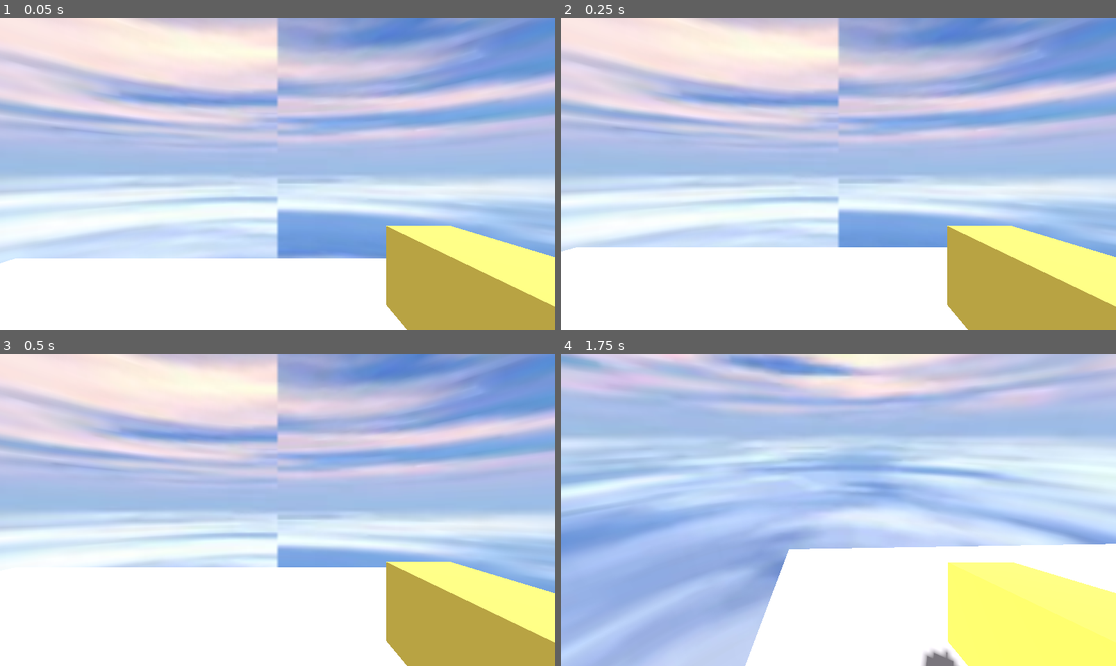
Above: before the commit, frames 1-4 (two rows, left to right).
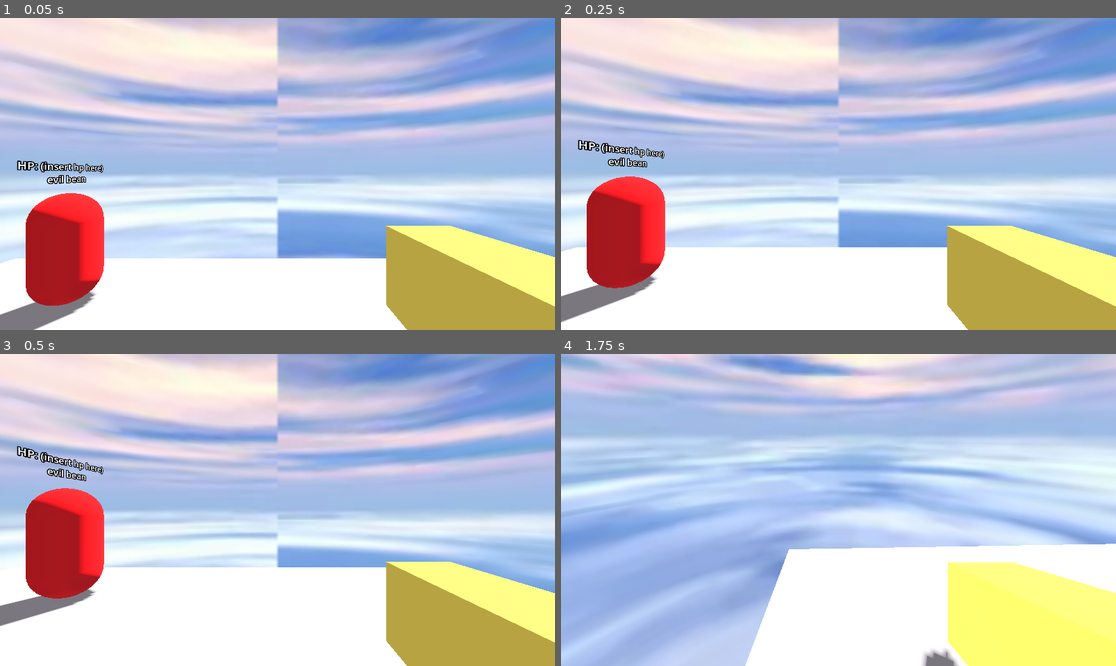
Above: after the commit, the same moments.

Repository: angrypig555/untitled-fighthing-game
Game: Godot game, scene res://levels/demo_area.tscn
The game is run twice, just before and just after one commit, with the same random seed, the same clock (stepped at 60 frames per second) and the same inputs.
Inputs (mouse positions are in pixels of both pictures, inside the frame that each line leads up to):
- Up to frame 1 (0.05 s): no input
- Up to frame 2 (0.25 s): no input
- Up to frame 3 (0.5 s): no input
- Up to frame 4 (1.75 s): tap Enter (ui_accept) at 0.5, 0.77, 1.52 s; move the mouse to (960, 494) at 0.52 s; hold D (right) 0.53-1.28 s; click (960, 494) at 0.67 s; move the mouse to (810, 510) at 1.27 s; hold W (forward) from 1.28 s (still down)

The runs differ from the first frame. In frame 1, 5.9% of the frame differs, in the area x 0-19%, y 45-100%; in frame 2, 5.9%, in the area x 0-19%, y 38-98%; in frame 3, 5.7%; in frame 4, nothing differs.

Commit message:
add evil bean

Diff:
--- /dev/null
+++ b/src/entities/evil_bean.tscn
@@ -0,0 +1,27 @@
+[gd_scene format=3 uid="uid://brosv3ehdweyd"]
+
+[sub_resource type="CapsuleMesh" id="CapsuleMesh_ge7tk"]
+
+[sub_resource type="StandardMaterial3D" id="StandardMaterial3D_ge7tk"]
+albedo_color = Color(0.8996733, 5.7275593e-06, 9.62615e-07, 1)
+
+[sub_resource type="CapsuleShape3D" id="CapsuleShape3D_ocnuk"]
+
+[node name="Node3D" type="Node3D" unique_id=328470043]
+
+[node name="CharacterBody3D" type="CharacterBody3D" parent="." unique_id=1855792975]
+
+[node name="MeshInstance3D" type="MeshInstance3D" parent="CharacterBody3D" unique_id=387670752]
+mesh = SubResource("CapsuleMesh_ge7tk")
+surface_material_override/0 = SubResource("StandardMaterial3D_ge7tk")
+
+[node name="CollisionShape3D" type="CollisionShape3D" parent="CharacterBody3D" unique_id=936155407]
+shape = SubResource("CapsuleShape3D_ocnuk")
+
+[node name="Label3D" type="Label3D" parent="CharacterBody3D" unique_id=286141482]
+transform = Transform3D(-4.3711385e-08, 0, 0.99999994, 0, 1, 0, -0.99999994, 0, -4.3711385e-08, 0, 1.2604824, 0)
+text = "evil bean"
+
+[node name="Label3D2" type="Label3D" parent="CharacterBody3D" unique_id=1004972695]
+transform = Transform3D(-4.3711385e-08, 0, 0.99999994, 0, 1, 0, -0.99999994, 0, -4.3711385e-08, 0, 1.4883538, 0)
+text = "HP: (insert hp here)"
--- a/src/levels/demo_area.tscn
+++ b/src/levels/demo_area.tscn
@@ -2,6 +2,7 @@
 
 [ext_resource type="Texture2D" uid="uid://dlhaxb6waq7et" path="res://resources/1eprhbtmvoo51.png" id="1_puv2y"]
 [ext_resource type="PackedScene" uid="uid://dl0u08dbpmlwf" path="res://entities/player.tscn" id="2_aov5h"]
+[ext_resource type="PackedScene" uid="uid://brosv3ehdweyd" path="res://entities/evil_bean.tscn" id="3_aov5h"]
 
 [sub_resource type="PlaneMesh" id="PlaneMesh_5ba5c"]
 
@@ -38,3 +39,6 @@
 
 [node name="Player" parent="." unique_id=17216726 instance=ExtResource("2_aov5h")]
 transform = Transform3D(1, 0, 0, 0, 1, 0, 0, 0, 1, 1.4380677, 1.7903268, -0.25191855)
+
+[node name="Node3D" parent="." unique_id=328470043 instance=ExtResource("3_aov5h")]
+transform = Transform3D(1, 0, 0, 0, 1, 0, 0, 0, 1, -2.445878, 1.015873, -4.0281544)
